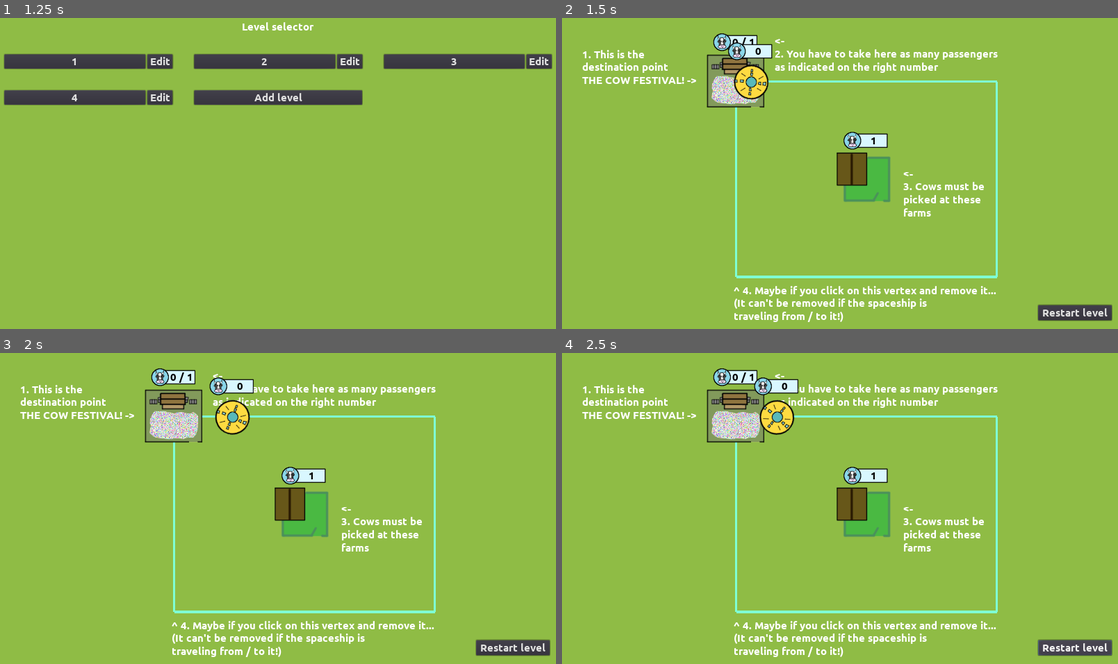
Above: before the commit, frames 1-4 (two rows, left to right).
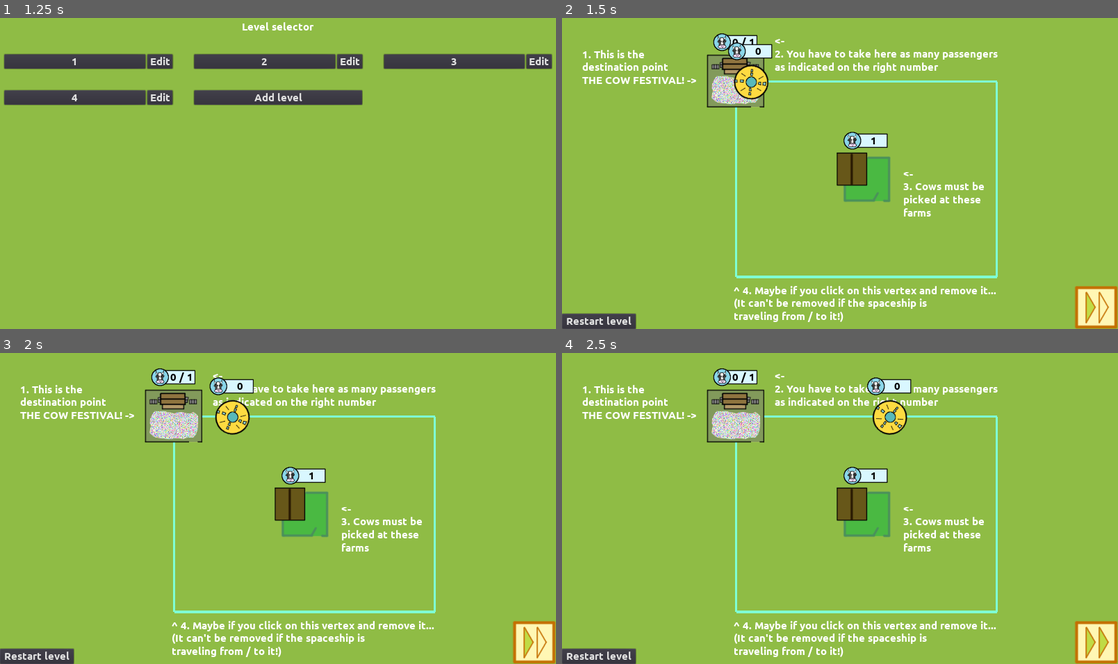
Above: after the commit, the same moments.

Repository: moisesjbc/ufo-taxi
Game: Godot game, scene res://menus/main_menu/main_menu.tscn
Two runs of this game, one before a commit and one after it. Both use one fixed random seed, a clock stepped at 60 frames per second and the inputs below.
Inputs (mouse positions are in pixels of both pictures, inside the frame that each line leads up to):
- Up to frame 1 (1.25 s): click "Play" at 0.5 s
- Up to frame 2 (1.5 s): click "1" at 1.25 s
- Up to frame 3 (2 s): no input
- Up to frame 4 (2.5 s): click (1095, 642) at 2.02 s

Frame 1 is identical in both runs. In frame 2, 2.1% of the frame differs, in the area x 0-100%, y 86-100%; in frame 3, 2.1%; in frame 4, 4.0%, in the area x 0-100%, y 7-100%.

Commit message:
Added fast forward button

Diff:
--- a/godot-project/gameplay/main/main.gd
+++ b/godot-project/gameplay/main/main.gd
@@ -3,6 +3,7 @@
 signal game_over
 
 export (bool) var edit_mode = false
+var fast_foward_activated: bool = false
 
 onready var pickup_area_scene = preload("res://gameplay/pickup_area/pickup_area.tscn")
 onready var area_51_scene = preload("res://gameplay/area_51/area_51.tscn")
@@ -32,6 +33,9 @@
 	instantiate_areas($pickup_areas, level_manager.pickup_area_positions, pickup_area_scene)
 	instantiate_areas($area_51_areas, level_manager.area_51_positions, area_51_scene)
 	instantiate_texts($texts, level_manager.texts)
+
+	fast_foward_activated = false
+	$gui/fast_foward_button.pressed = false
 
 
 # TODO: REMOVE
@@ -131,3 +135,14 @@
 
 func get_texts():
 	return $texts.get_children()
+
+
+func _on_fast_foward_button_toggled(button_pressed):
+	fast_foward_activated = button_pressed
+
+
+func fast_foward_bonus():
+	if fast_foward_activated:
+		return 2.5
+	else:
+		return 1
--- a/godot-project/gameplay/main/main.tscn
+++ b/godot-project/gameplay/main/main.tscn
@@ -1,11 +1,13 @@
-[gd_scene load_steps=10 format=2]
+[gd_scene load_steps=12 format=2]
 
 [ext_resource path="res://gameplay/main/main.gd" type="Script" id=1]
 [ext_resource path="res://gameplay/warning_label/warning_label.tscn" type="PackedScene" id=2]
+[ext_resource path="res://gameplay/main/gui/fast_forward/off.png" type="Texture" id=3]
 [ext_resource path="res://gameplay/player/player.tscn" type="PackedScene" id=4]
 [ext_resource path="res://gameplay/railtrack/railtrack.tscn" type="PackedScene" id=5]
 [ext_resource path="res://gameplay/destination_area/destination_area.tscn" type="PackedScene" id=6]
 [ext_resource path="res://menus/level_win_menu/level_win_menu.tscn" type="PackedScene" id=7]
+[ext_resource path="res://gameplay/main/gui/fast_forward/on.png" type="Texture" id=8]
 [ext_resource path="res://fonts/Ubuntu-B.ttf" type="DynamicFontData" id=10]
 [ext_resource path="res://menus/game_over_menu/game_over.tscn" type="PackedScene" id=12]
 
@@ -41,14 +43,10 @@
 
 [node name="restart_level_button" type="Button" parent="gui"]
 visible = false
-anchor_left = 1.0
 anchor_top = 1.0
-anchor_right = 1.0
 anchor_bottom = 1.0
-margin_left = -184.021
-margin_top = -55.4899
-margin_right = -14.021
-margin_bottom = -20.4899
+margin_top = -34.9999
+margin_right = 170.0
 text = "Restart level"
 __meta__ = {
 "_edit_use_anchors_": false
@@ -73,11 +71,25 @@
 
 [node name="return_to_level_editor_button" type="Button" parent="gui"]
 visible = false
-margin_left = 1002.37
-margin_top = 665.248
-margin_right = 1266.37
-margin_bottom = 699.248
+anchor_top = 1.0
+anchor_bottom = 1.0
+margin_top = -34.0
+margin_right = 264.0
 text = "Return to level editor"
+__meta__ = {
+"_edit_use_anchors_": false
+}
+
+[node name="fast_foward_button" type="TextureButton" parent="gui"]
+anchor_left = 1.0
+anchor_top = 1.0
+anchor_right = 1.0
+anchor_bottom = 1.0
+margin_left = -100.0
+margin_top = -100.0
+toggle_mode = true
+texture_normal = ExtResource( 3 )
+texture_pressed = ExtResource( 8 )
 __meta__ = {
 "_edit_use_anchors_": false
 }
@@ -92,3 +104,4 @@
 [connection signal="button_down" from="gui/restart_level_button" to="." method="_on_restart_level_button_button_down"]
 [connection signal="restart_level_requested" from="gui/game_over" to="." method="_on_game_over_restart_level_requested"]
 [connection signal="pressed" from="gui/return_to_level_editor_button" to="." method="_on_return_to_level_editor_button_pressed"]
+[connection signal="toggled" from="gui/fast_foward_button" to="." method="_on_fast_foward_button_toggled"]
--- a/godot-project/gameplay/player/player.gd
+++ b/godot-project/gameplay/player/player.gd
@@ -36,9 +36,11 @@
 	var velocity = path.nodes[next_node_index] - path.nodes[current_node_index]
 	$sprite_body.rotate(0.01)
 
-	if position.distance_to(path.nodes[next_node_index]) > speed * delta:
+	var fast_foward_bonus = get_parent().get_parent().fast_foward_bonus()
+
+	if position.distance_to(path.nodes[next_node_index]) > speed * delta * fast_foward_bonus:
 		# Train is still far to next node. Advance.
-		move_and_collide(velocity.normalized() * speed * delta)
+		move_and_collide(velocity.normalized() * speed * delta * fast_foward_bonus)
 	else:
 		# Trail is very close to the next node. Advance to its position and
 		# change to next node.
Binary file added: godot-project/gameplay/main/gui/fast_forward/off.png
Not shown, added: godot-project/gameplay/main/gui/fast_forward/off.png.import
Binary file added: godot-project/gameplay/main/gui/fast_forward/on.png
Not shown, added: godot-project/gameplay/main/gui/fast_forward/on.png.import
Not shown, added: design/buttons/fast_forward.xcf
